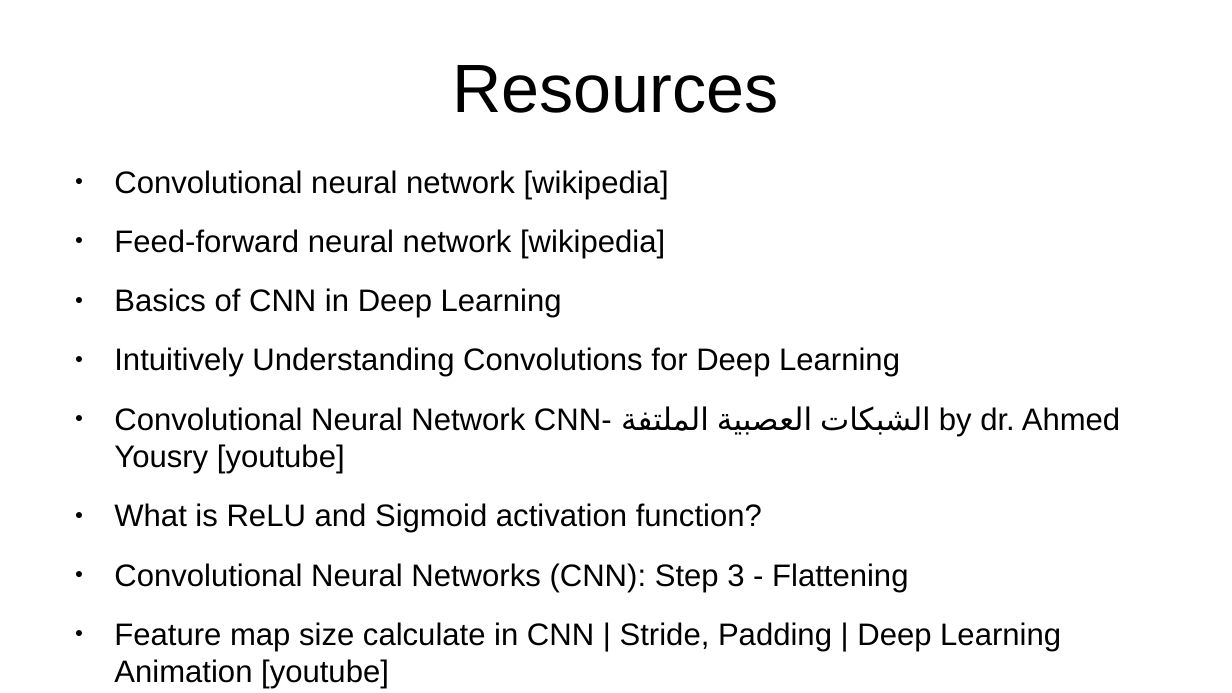
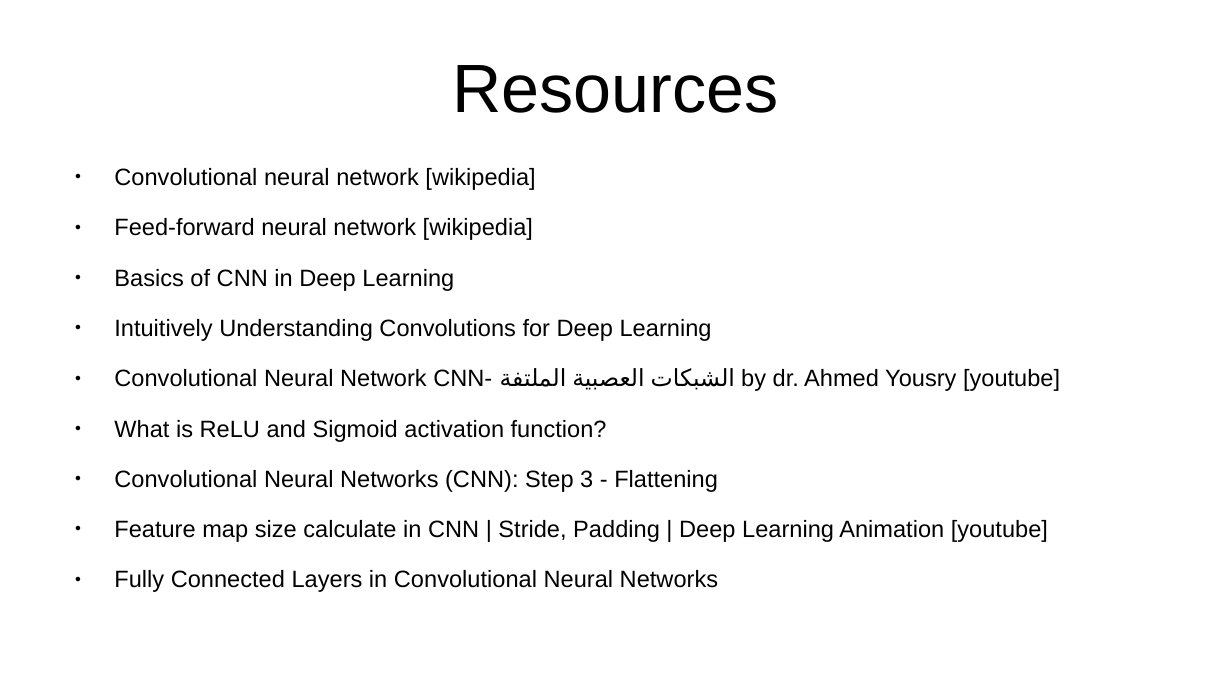
Before and after one commit to MoatasemGamal/ConvNN, a slide deck: slide 19 of CNN.odp (slide 18 before the commit). Drawn at 1232x693 pixels with LibreOffice and Linux fonts; fonts in the diff are those of the drawing. Boxes give left, top, right and bottom in pixels: in the first picture for what was removed or moved away, otherwise in the second. Text is boxed around its words. In the diff, an @@ line names an element or a change of style, - is before the commit and + after.

Commit message:
explain the last layer "fully connected layer"

```diff
--- a/CNN.odp
+++ b/CNN.odp
@@ text at [114, 168, 1060, 542]: size 20 to 15.2 pt in "Convolutional neural network [wikipedia]", "Feed-forward neural network [wikipedia]", "Basics of CNN in Deep Learning", "Intuitively Understanding Convolutions for Deep Learning" and 4 more places @@
@@ text at [114, 570, 718, 592]: paragraph added @@
+● Fully Connected Layers in Convolutional Neural Networks
```
Also in this commit, not shown: 1 slide added, 1 other file.
